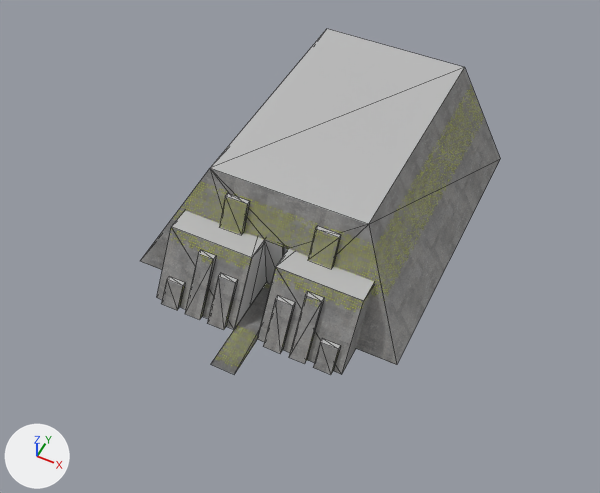
Renders of the FBX model LunaStorm/Assets/Prefab/StaticMesh/SM_MegaBuilding.fbx from each side of a commit.
Both versions are drawn from a 50 mm lens placed at (3.17, -5.29, 8.04), pointed at (0.04, 0.95, 0.23). Arrows for +X, +Y and +Z are at lower left; the lights stay in place. Mesh edges are drawn as thin lines. Where no turn or scale is listed for an object, it has been applied to the vertices. Vertices at the same position are counted once.

In view in the first picture: 'SM_MegaBuilding', 'SM_MegaBuilding_Roof'.
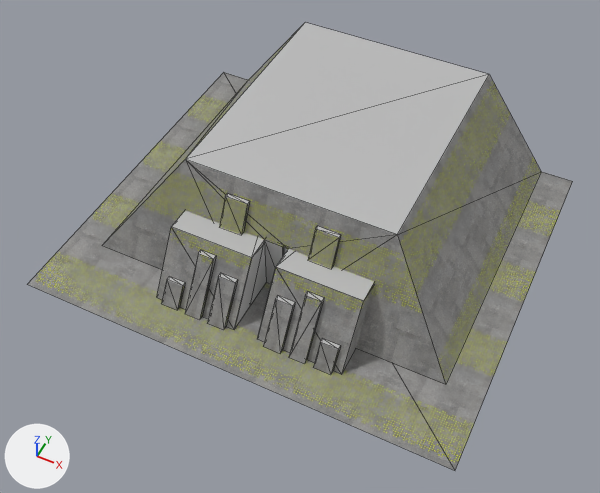
Commit message: Added building

What differs and where, as boxes [x1, y1, x2, y2] in the pictures (600 x 493 px; the box of a moved part takes in the faces that stretch with it):
'SM_MegaBuilding', reshaped
    before: [140, 68, 500, 374]
    after: [102, 26, 541, 385]
'SM_MegaBuilding_Roof', reshaped (8% wider)
    before: [161, 29, 465, 375]
    after: [161, 22, 489, 375]
'SM_Ground', reshaped (not visible before)
    after: [27, 72, 573, 470]
part 1 of me_mesh_001, deleted
    before: [211, 282, 271, 374]
part 2 of me_mesh_001, surface changed
    before: [210, 29, 465, 224]
    after: [185, 22, 489, 234]
part 3 of me_mesh, moved or reshaped
    before: [140, 68, 500, 365]
    after: [102, 26, 541, 385]

Patch to the scene script:
```diff
--- a/LunaStorm/Assets/Prefab/StaticMesh/SM_MegaBuilding.fbx.py
+++ b/LunaStorm/Assets/Prefab/StaticMesh/SM_MegaBuilding.fbx.py
@@ me_mesh_001 @@
 # used by ob_sm_megabuilding_roof; location = (0.0, 0.0, 0.0)
-me_mesh_001.from_pydata(...)  # 92 vertices, 80 faces; spans x -1.25..1.25, y -0.95..3.92, z 0.0..1.34
+me_mesh_001.from_pydata(...)  # 88 vertices, 78 faces; spans x -1.36..1.36, y -0.46..3.92, z 0.0..1.34
+# me_mesh_001 part 1: the loose piece of 4 vertices spanning x -0.16..0.16, y -0.95..3.92, z 0.0 is deleted
+# me_mesh_001 part 2: 2 kept faces spanning x -1.36..1.36, y 0.7..3.92, z 1.34 get new texture (UV) coordinates
 me_mesh_001.materials.append(mat_lambert1)
@@ me_mesh @@
 me_mesh.from_pydata(...)  # 24 vertices, 18 faces; spans x -1.76..1.76, y -0.4..3.92, z 0.0..1.34
 # used by ob_sm_megabuilding; location = (0.0, 0.0, 0.0)
-me_mesh.vertices[12].co = (1.02, 0.7, 1.34)  # pixel (368, 224)
-me_mesh.vertices[13].co = (1.02, 3.92, 1.34)  # pixel (464, 67)
-me_mesh.vertices[14].co = (-1.02, 3.92, 1.34)  # pixel (326, 28)
-me_mesh.vertices[15].co = (-1.02, 0.7, 1.34)  # pixel (209, 168)
-me_mesh.vertices[16].co = (-1.76, 3.92, 0.0)
-me_mesh.vertices[18].co = (-1.76, 0.0, 0.0)  # pixel (139, 261)
-me_mesh.vertices[19].co = (1.76, 3.92, 0.0)  # pixel (500, 158)
-me_mesh.vertices[20].co = (1.76, 0.0, 0.0)  # pixel (396, 364)
+# me_mesh part 3
+me_mesh.vertices[12].co = (1.36, 0.7, 1.34)  # pixel (397, 234)
+me_mesh.vertices[13].co = (1.36, 3.92, 1.34)  # pixel (489, 74)
+me_mesh.vertices[14].co = (-1.36, 3.92, 1.34)  # pixel (305, 22)
+me_mesh.vertices[15].co = (-1.36, 0.7, 1.34)  # pixel (185, 159)
+me_mesh.vertices[16].co = (-2.35, 3.92, 0.0)  # pixel (248, 80)
+me_mesh.vertices[18].co = (-2.35, 0.0, 0.0)  # pixel (101, 245)
+me_mesh.vertices[19].co = (2.35, 3.92, 0.0)  # pixel (541, 171)
+me_mesh.vertices[20].co = (2.35, 0.0, 0.0)  # pixel (445, 384)
 me_mesh.materials.append(mat_lambert3)
@@ me_mesh_004 @@
 me_mesh_004.from_pydata(...)  # 4 vertices, 2 faces; spans x -0.16..0.16, y -0.95..3.92, z 0.0
 # used by ob_sm_ground; location = (0.0, 0.0, 0.0)
-me_mesh_004.vertices[0].co = (-0.16, -0.95, 0.0)  # pixel (210, 364)
-me_mesh_004.vertices[1].co = (0.16, -0.95, 0.0)  # pixel (234, 374)
-me_mesh_004.vertices[2].co = (-0.16, 3.92, 0.0)
-me_mesh_004.vertices[3].co = (0.16, 3.92, 0.0)
+# me_mesh_004 part 4
+me_mesh_004.vertices[0].co = (-2.8, -0.95, 0.0)  # pixel (27, 284)
+me_mesh_004.vertices[1].co = (2.8, -0.95, 0.0)  # pixel (455, 470)
+me_mesh_004.vertices[2].co = (-2.8, 3.92, 0.0)  # pixel (223, 72)
+me_mesh_004.vertices[3].co = (2.8, 3.92, 0.0)  # pixel (572, 181)
 me_mesh_004.materials.append(mat_lambert3)
```
